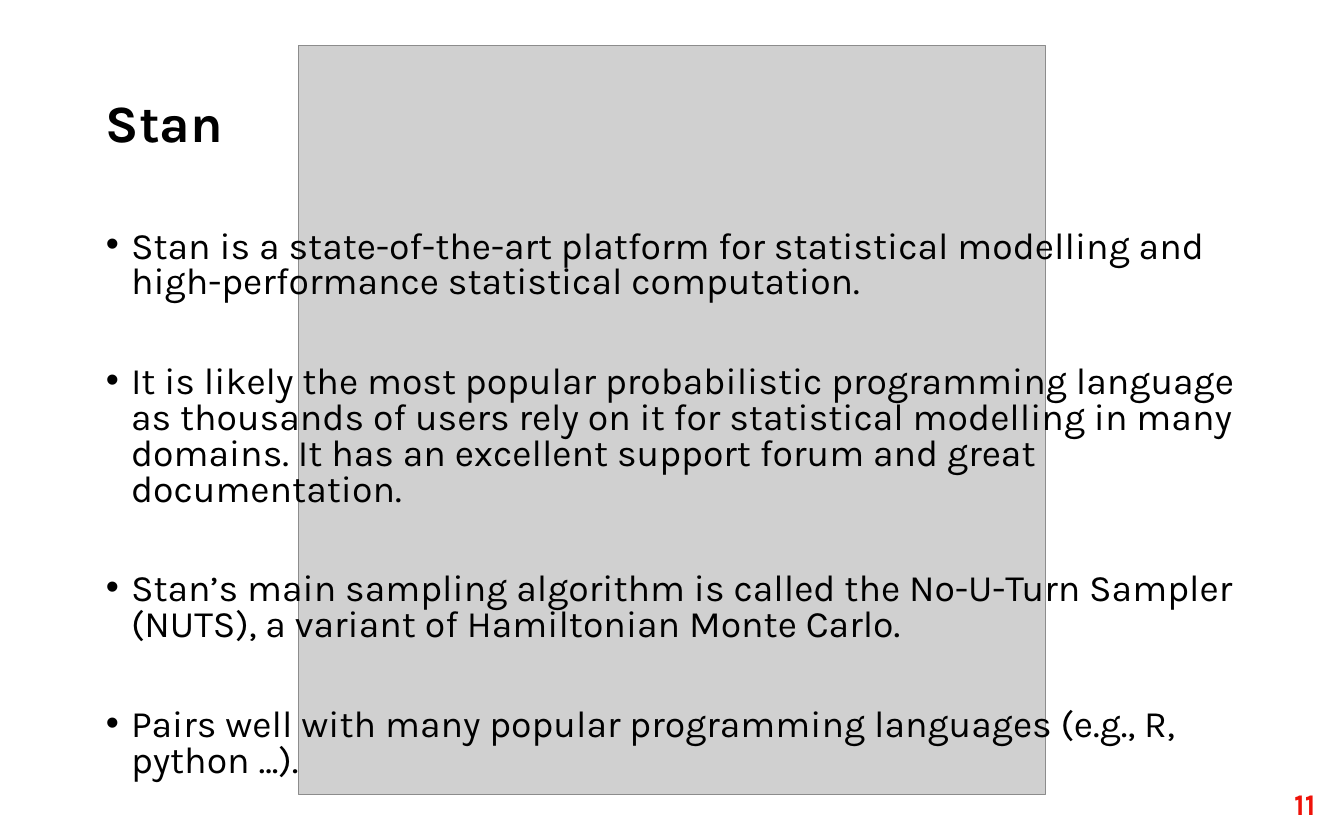
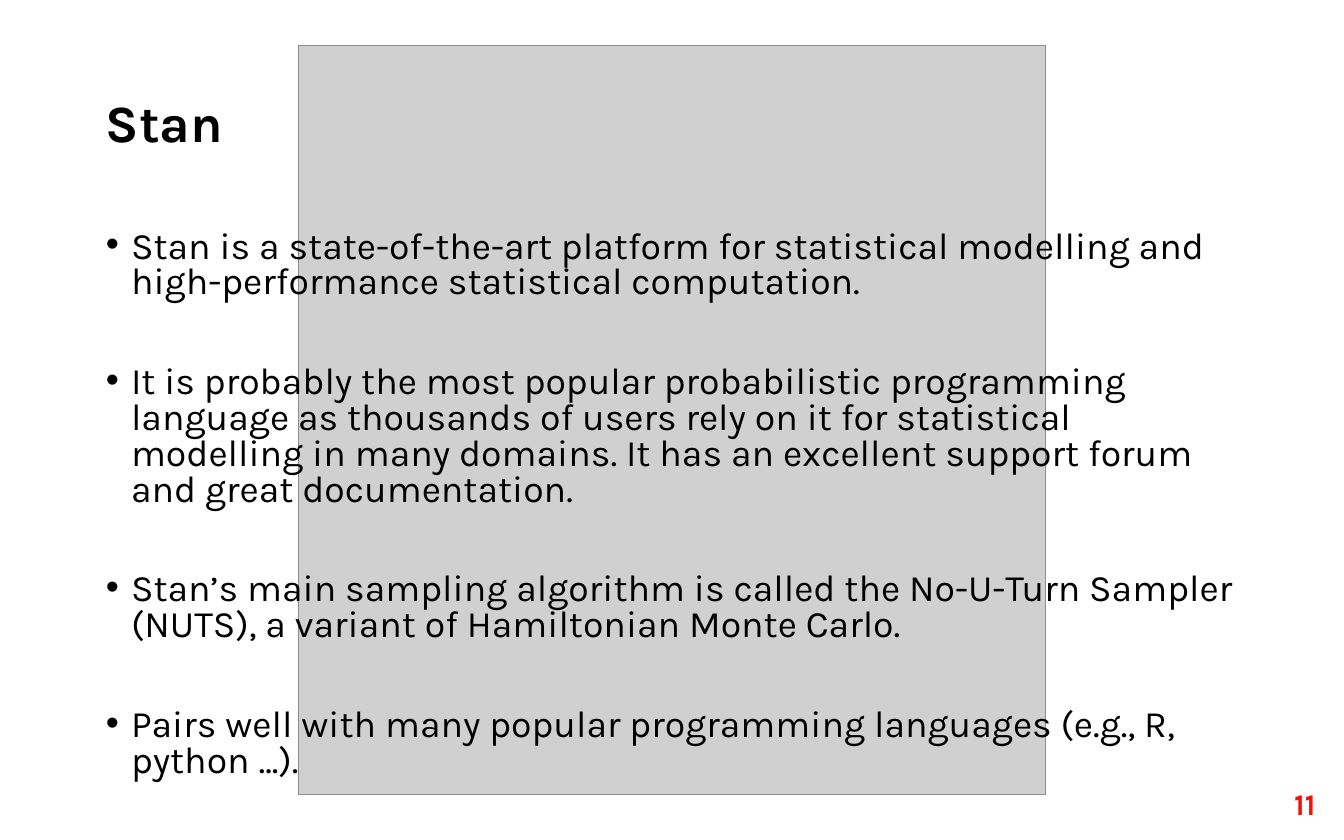
Before and after one commit to fri-datascience/course_bs, a slide deck: slide 11 of session_03_probabilistic_programming/probabilistic_programming.pptx. Drawn at 1344x840 pixels with LibreOffice and Linux fonts; fonts in the diff are those of the drawing; grey boxes stand for pictures. Boxes give left, top, right and bottom in pixels: in the first picture for what was removed or moved away, otherwise in the second. Text is boxed around its words. In the diff, an @@ line names an element or a change of style, - is before the commit and + after.

Commit message:
slides update

```diff
--- a/session_03_probabilistic_programming/probabilistic_programming.pptx
+++ b/session_03_probabilistic_programming/probabilistic_programming.pptx
@@ text at (131,360,1192,512): text changed @@
-• It is likely the most popular probabilistic programming language as thousands of users rely on it for statistical modelling in many domains. It has an excellent support forum and great documentation.
+• It is probably the most popular probabilistic programming language as thousands of users rely on it for statistical modelling in many domains. It has an excellent support forum and great documentation.
```
Also in this commit, not shown: 2 other slides changed, 1 other file.
